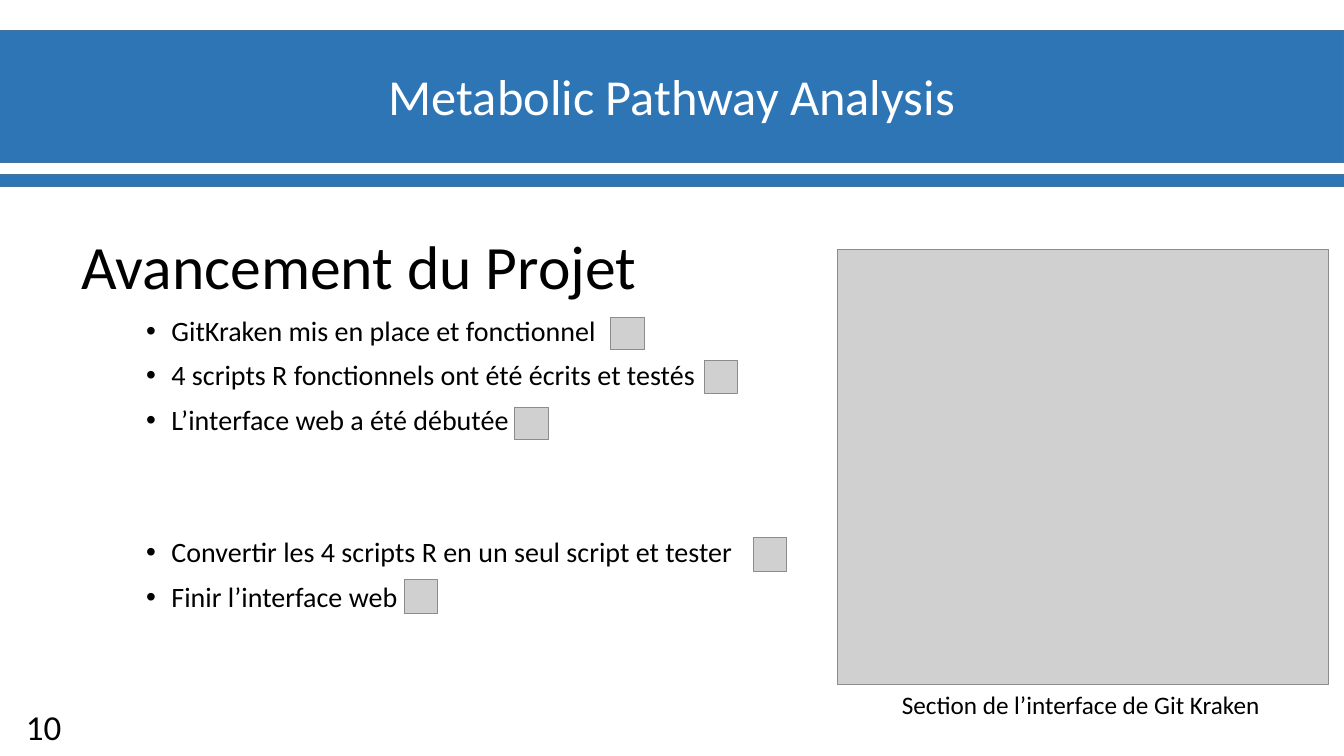
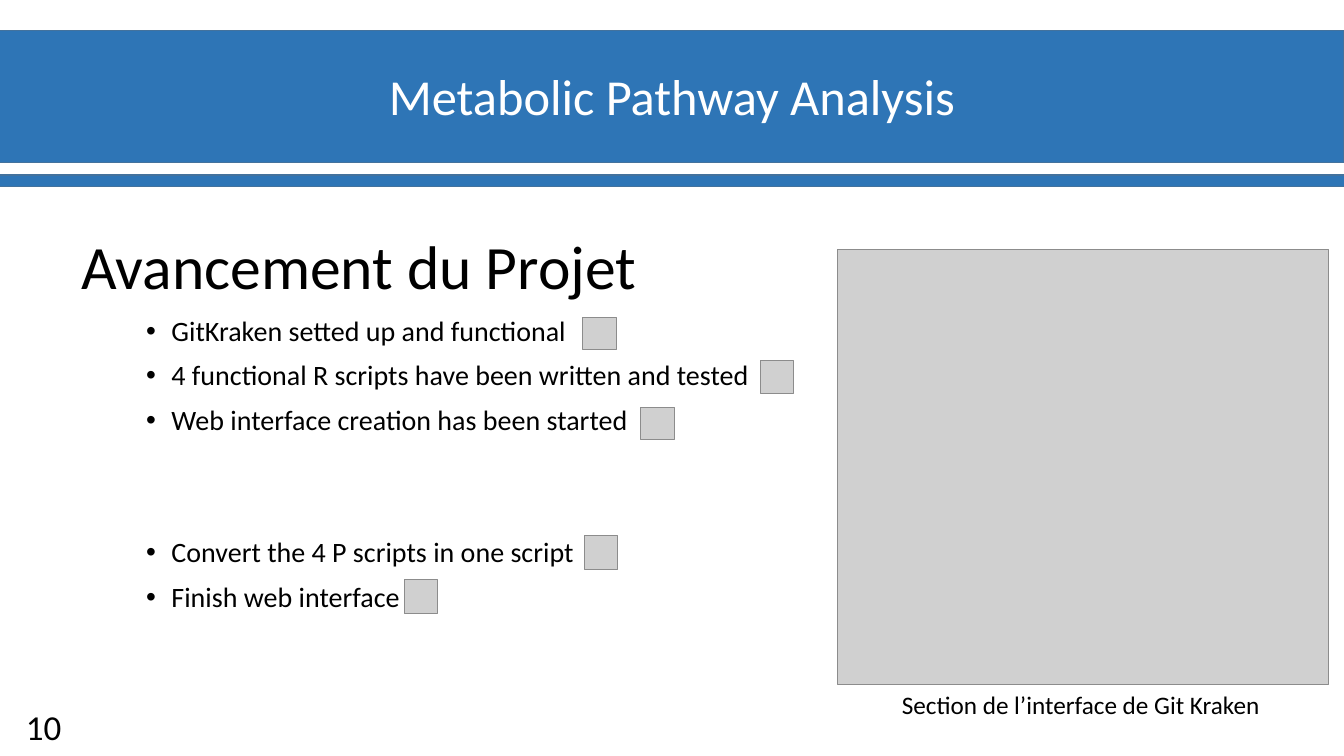
Before and after one commit to materrien/Projet-INSERM, a slide deck: slide 11 of Diapos_Suivit_projet.pptx. Drawn at 1344x756 pixels with LibreOffice and Linux fonts; fonts in the diff are those of the drawing; grey boxes stand for pictures; background and template pictures are left out. Boxes give left, top, right and bottom in pixels: in the first picture for what was removed or moved away, otherwise in the second. Text is boxed around its words. In the diff, an @@ line names an element or a change of style, - is before the commit and + after.

```diff
--- a/Diapos_Suivit_projet.pptx
+++ b/Diapos_Suivit_projet.pptx
@@ text at [171, 321, 749, 608]: text changed @@
-• GitKraken mis en place et fonctionnel
-• 4 scripts R fonctionnels ont été écrits et testés
-• L’interface web a été débutée
-• Convertir les 4 scripts R en un seul script et tester
-• Finir l’interface web
+• GitKraken setted up and functional
+• 4 functional R scripts have been written and tested
+• Web interface creation has been started
+• Convert the 4 P scripts in one script
+• Finish web interface
@@ picture: place and size @@
-picture at [611, 318, 644, 350]
+picture at [583, 318, 616, 350]
@@ picture: place and size @@
-picture at [705, 361, 738, 393]
+picture at [760, 361, 793, 393]
@@ picture: place and size @@
-picture at [515, 407, 548, 440]
+picture at [641, 407, 675, 440]
@@ picture: place and size @@
-picture at [754, 537, 787, 572]
+picture at [585, 535, 618, 570]
```
Also in this commit, not shown: 6 other slides changed.
